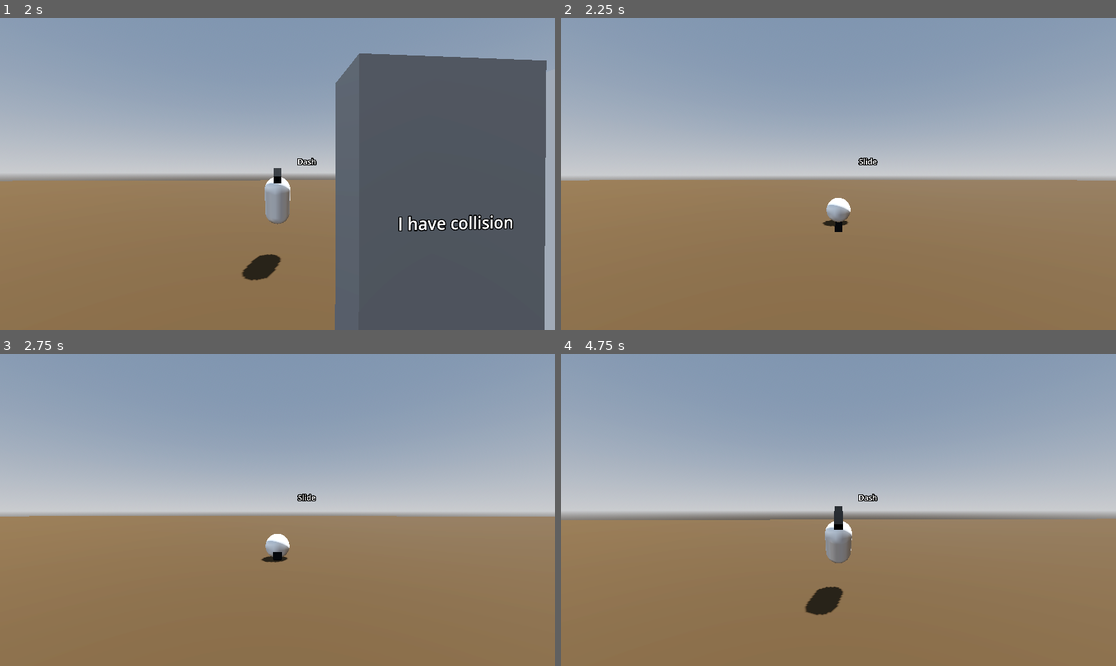
Above: before the commit, frames 1-4 (two rows, left to right).
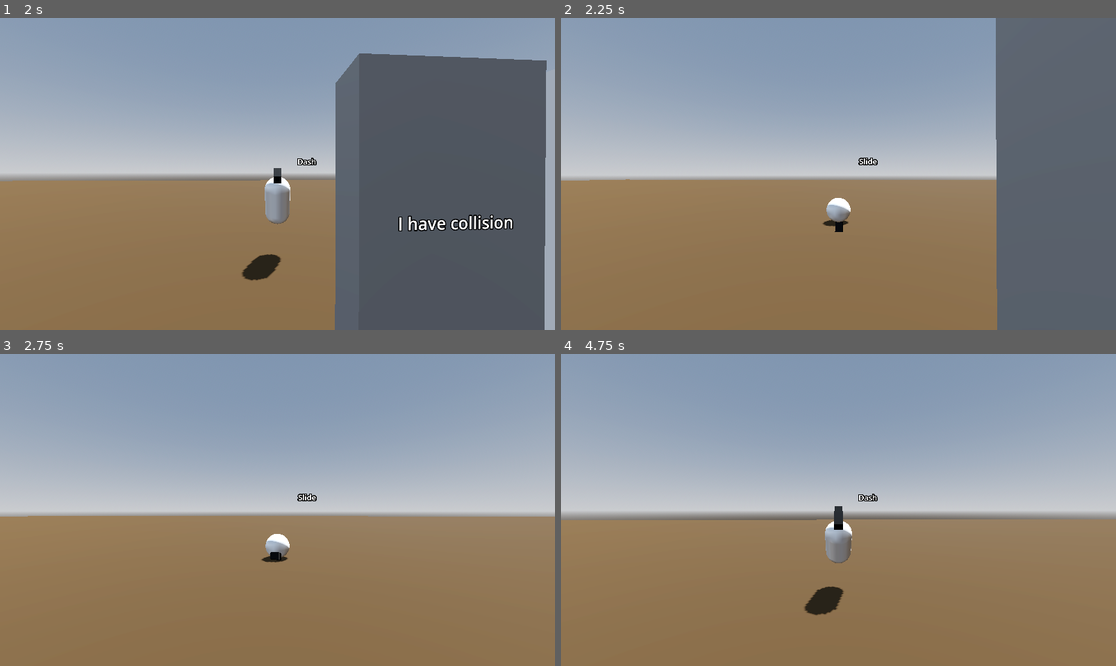
Above: after the commit, the same moments.

Repository: Gjosti/dev-sandbox
Game: Godot game, scene res://Levels/sandbox_level.tscn
Two runs of this game, one before a commit and one after it. Both use one fixed random seed, a clock stepped at 60 frames per second and the inputs below.
Inputs (mouse positions are in pixels of both pictures, inside the frame that each line leads up to):
- Up to frame 1 (2 s): tap Enter at 0.5 s; move the mouse to (271, 180) at 0.52 s; hold Shift (dash) 0.53-1.28 s; hold W (move_forward) from 0.53 s (still down); click (271, 180) at 0.67 s; tap Space (jump) at 0.77, 1.52 s; move the mouse to (316, 177) at 1.27 s; click (316, 177) at 1.35 s; tap Shift (dash) at 1.55 s
- Up to frame 2 (2.25 s): keep holding W (move_forward); move the mouse to (794, 170) at 2.02 s; hold Ctrl (crouch) from 2.03 s (still down)
- Up to frame 3 (2.75 s): keep holding W (move_forward); keep holding Ctrl (crouch); tap Shift (dash) at 2.3 s
- Up to frame 4 (4.75 s): move the mouse to (844, 510) at 2.77 s; release W (move_forward) at 2.78 s; release Ctrl (crouch) at 2.78 s; hold A (move_left) 2.78-3.53 s; tap Shift (dash) at 2.85, 3.8, 4.55 s; click (844, 510) at 2.92 s; tap Space (jump) at 3.02, 3.77, 4.52 s; move the mouse to (816, 503) at 3.52 s; hold Mouse wheel down (scroll_backward) 3.53-4.28 s; hold W (move_forward) from 3.53 s (still down); move the mouse to (866, 510) at 4.27 s; tap Mouse wheel up (scroll_forward) at 4.35 s

Frame 1 is identical in both runs. In frame 2, 22% of the frame differs, in the area x 11-100%, y 0-100%; in frame 3, less than 0.1%; in frame 4, less than 0.1%.

Commit message:
more progress on slide

Diff:
--- a/Player/crouch.gd
+++ b/Player/crouch.gd
@@ -1,8 +1,10 @@
 extends Node
 
 @export var player: Player
-@export var slide_threshold: float = 5
+@export var slide_threshold: float = 6.1
 @export var slide_friction: float = 0.98
+
+signal slide_friction_applied(new_velocity: Vector3)
 
 var stand_mesh_scale: Vector3 = Vector3(1, 1, 1)
 var stand_height: float = 2.0
@@ -10,6 +12,10 @@
 var crouch_height: float = 1.0
 var velocity: Vector3 = Vector3.ZERO
 var horizontal_velocity = Vector3.ZERO
+
+func _ready():
+	if player:
+		slide_friction_applied.connect(player._on_slide_friction_applied)
 
 func _physics_process(_delta):
 	if player.rig.is_sliding() and player.is_on_floor():
@@ -52,12 +58,8 @@
 		player.rig.travel("Slide")
 
 func apply_slide_friction() -> void:
-	horizontal_velocity  = Vector3(velocity.x, 0, velocity.z)
-	horizontal_velocity *= slide_friction
-	player.velocity.x = horizontal_velocity.x
-	player.velocity.z = horizontal_velocity.z
-
-
+	horizontal_velocity = Vector3(velocity.x, 0, velocity.z) * slide_friction
+	emit_signal("slide_friction_applied", horizontal_velocity)
 
 func _on_player_velocity_current(current_velocity: Vector3) -> void:
 	velocity = current_velocity
--- a/Player/player.gd
+++ b/Player/player.gd
@@ -64,7 +64,7 @@
 	return Vector3.ZERO
 
 func handle_movement(delta: float) -> void:
-	if rig.is_dashing():
+	if rig.is_dashing() or rig.is_sliding():
 		return
 	direction = get_camera_movement_direction()
 	if is_on_floor():
@@ -104,3 +104,7 @@
 
 func main_action() -> void:
 	rig.travel("Attack")
+
+func _on_slide_friction_applied(new_velocity: Vector3) -> void:
+	velocity.x = new_velocity.x
+	velocity.z = new_velocity.z
